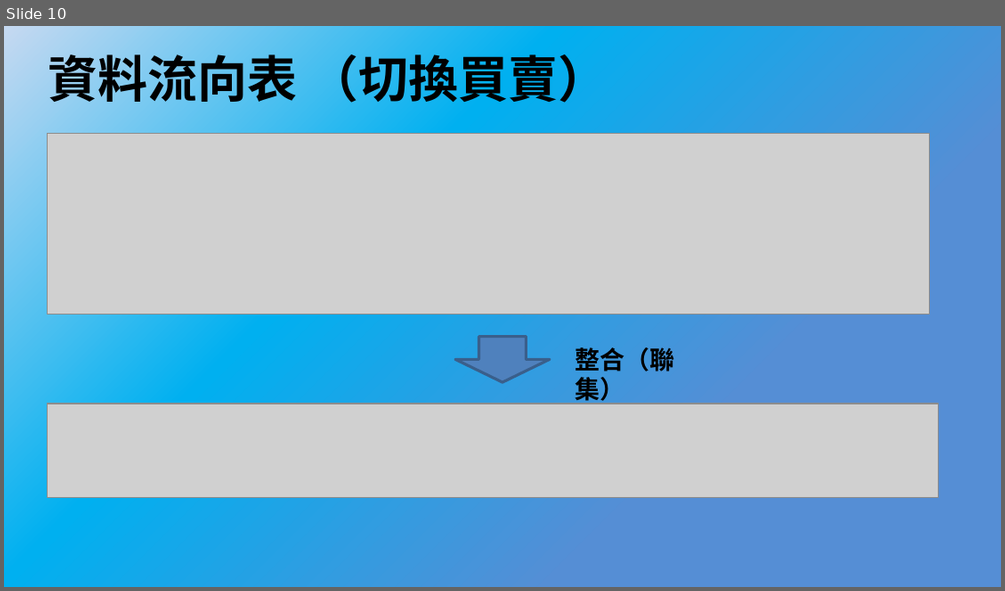
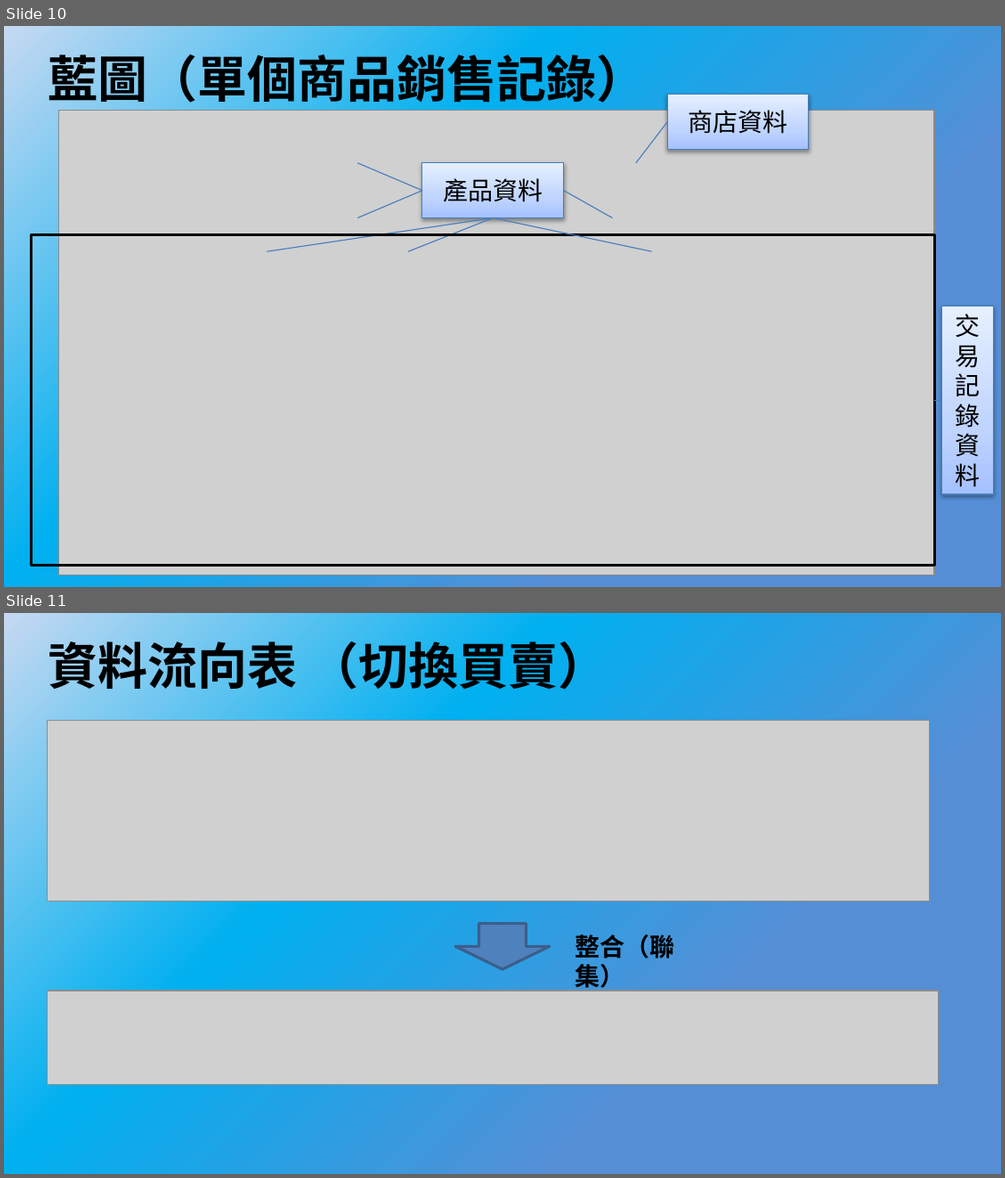
Before and after one commit to bnuby/Mobile-Application-Software, a slide deck: 系統分析/系統分析期中報告.pptx. Shown one above the other, each under a label of ours: slide 10 before the commit, slides 10 and 11 after it. The pictures are 1005x591 and 1005x1178 pixels, drawn with LibreOffice and Linux fonts; fonts in the diff are those of the drawing; grey boxes stand for pictures. Boxes give left, top, right and bottom in pixels: in the first picture for what was removed or moved away, otherwise in the second. Text is boxed around its words. In the diff, an @@ line names an element or a change of style, - is before the commit and + after.

Commit message:
由藍圖獲得資料儲存

```diff
--- a/系統分析/系統分析期中報告.pptx
+++ b/系統分析/系統分析期中報告.pptx
@@ slide 10 added at (x1=4, y1=26, x2=1001, y2=587), background gradient #C6D9F1 to #00B0F0 to #558ED5 @@
@@ title added at (x1=48, y1=46, x2=646, y2=110), 36 pt, text #000000, bold @@
+藍圖（單個商品銷售記錄）
@@ rectangle added at (x1=667, y1=95, x2=809, y2=150), fill gradient #A4C4FF to #BFD4FF to #E6EEFF, outline #4B7EBC 0.75 pt, 18 pt, text #000000 @@
+商店資料
@@ picture added at (x1=59, y1=110, x2=934, y2=574) @@
@@ line added from (667, 122) to (636, 162), #4B7EBC 0.75 pt @@
@@ line added from (358, 162) to (422, 191), #4B7EBC 0.75 pt @@
@@ rectangle added at (x1=422, y1=162, x2=564, y2=217), fill gradient #A4C4FF to #BFD4FF to #E6EEFF, outline #4B7EBC 0.75 pt, 18 pt, text #000000 @@
+產品資料
@@ line added from (358, 217) to (422, 191), #4B7EBC 0.75 pt @@
@@ line added from (563, 191) to (612, 217), #4B7EBC 0.75 pt @@
@@ rectangle added at (x1=32, y1=234, x2=935, y2=565), outline #000000 2 pt @@
@@ line added from (493, 217) to (267, 251), #4B7EBC 0.75 pt @@
@@ line added from (493, 217) to (409, 251), #4B7EBC 0.75 pt @@
@@ line added from (493, 217) to (652, 251), #4B7EBC 0.75 pt @@
@@ rectangle added at (x1=942, y1=306, x2=993, y2=494), fill gradient #A4C4FF to #BFD4FF to #E6EEFF, outline #4B7EBC 0.75 pt, 18 pt, text #000000 @@
+交易記錄資料
@@ line added from (934, 400) to (942, 400), #4B7EBC 0.75 pt @@
@@ what was slide 10 is now slide 11 @@
```
